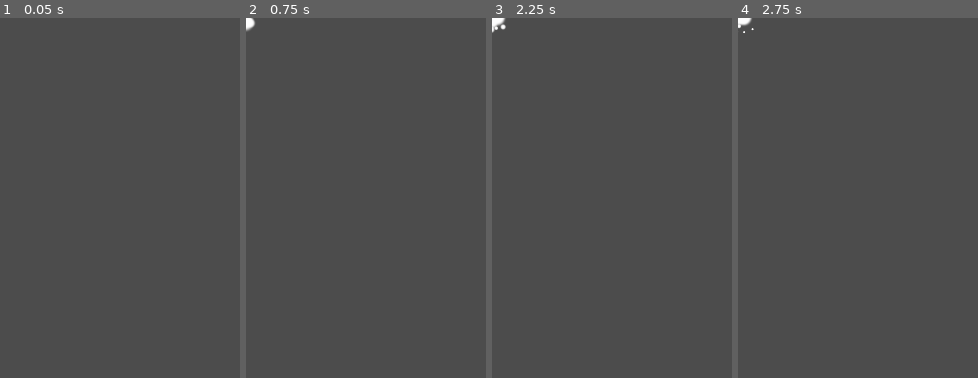
Above: before the commit, frames 1-4 (left to right).
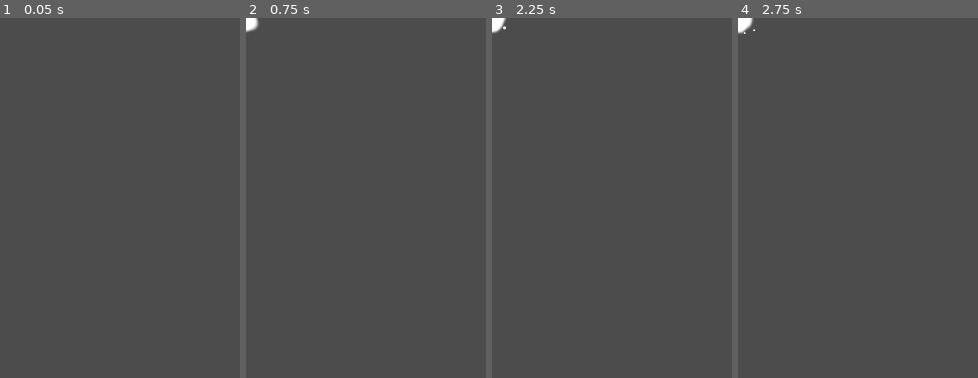
Above: after the commit, the same moments.

Repository: JBonser/colour-match
Game: Godot game, scene res://Collectable.tscn
Same seed, same stepped clock (60 frames per second), same inputs: the game is played once before the commit and once after it. This scene is started directly instead of the project's main scene.
Inputs (mouse positions are % of the whole screen's width and height, from its top left):
- Up to frame 1 (0.05 s): no input
- Up to frame 2 (0.75 s): tap Enter at 0.5 s; move the mouse to (72, 45) at 0.52 s; click (72, 45) at 0.6 s
- Up to frame 3 (2.25 s): move the mouse to (30, 55) at 1.27 s; click (30, 55) at 1.35 s; move the mouse to (60, 28) at 2.02 s; click (60, 28) at 2.1 s
- Up to frame 4 (2.75 s): no input
The pictures show only the part of the screen within x 0-50%, y 0-50%; the shares and areas given below are measured in that part.

Frame 1 is identical in both runs. In frame 2, 0.1% of the frame differs, in the area x 0-6%, y 0-4%; in frame 3, 0.1%; in frame 4, 0.2%, in the area x 0-8%, y 0-5%.

Commit message:
Increased Particle Amount for Collectable

Diff:
--- a/Collectable.tscn
+++ b/Collectable.tscn
@@ -72,11 +72,12 @@
 audio_bus_override = false
 audio_bus_name = "Master"
 script = ExtResource( 1 )
+_sections_unfolded = [ "Transform" ]
 
 [node name="Particles" type="Particles2D" parent="." index="0"]
 
 emitting = true
-amount = 30
+amount = 100
 lifetime = 4.0
 one_shot = false
 preprocess = 0.0
